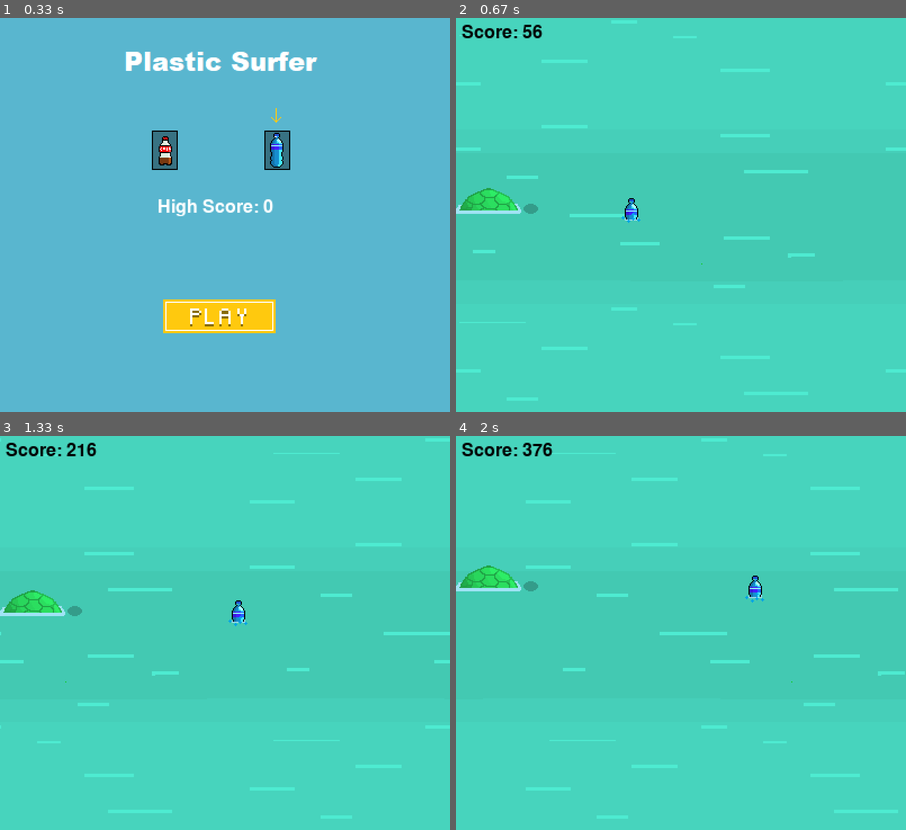
Above: before the commit, frames 1-4 (two rows, left to right).
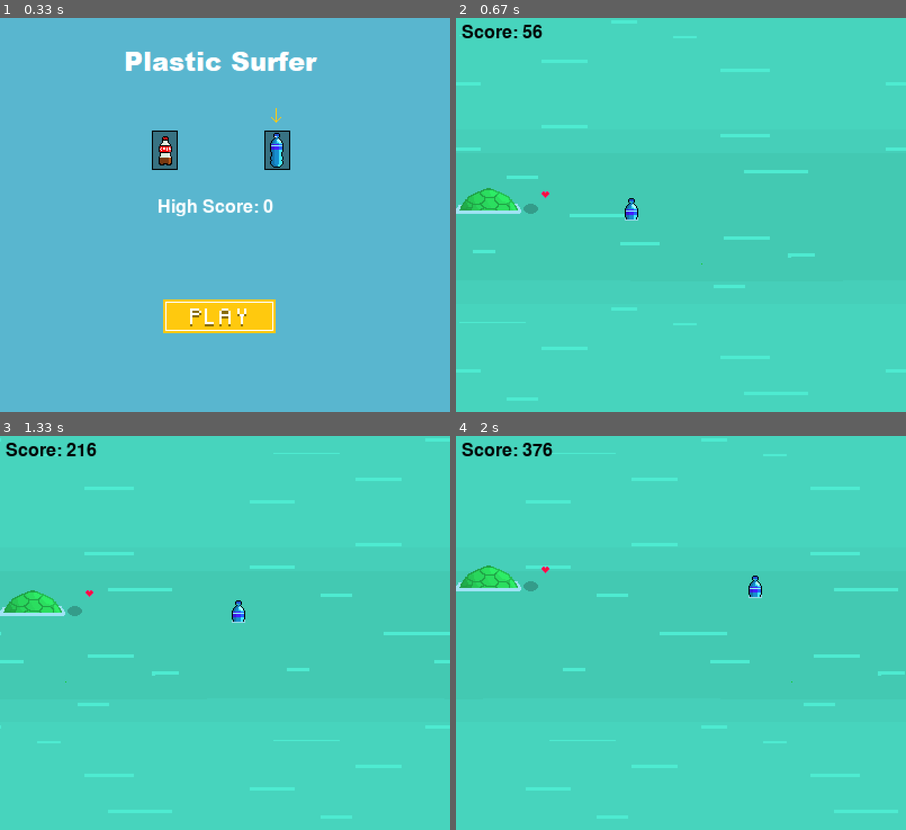
Above: after the commit, the same moments.

Repository: Kan5661/pygame-hackathon
Game: pygame game, started from main.py
Same seed, same stepped clock (60 frames per second), same inputs: the game is played once before the commit and once after it.
Inputs (mouse positions are in pixels of both pictures, inside the frame that each line leads up to):
- Up to frame 1 (0.33 s): no input
- Up to frame 2 (0.67 s): click (676, 317) at 0.38 s
- Up to frame 3 (1.33 s): hold D 0.67-1.13 s; hold W from 1.17 s (still down)
- Up to frame 4 (2 s): release W at 1.47 s; hold D 1.5-1.97 s

Frame 1 is identical in both runs. In frame 2, less than 0.1% of the frame differs, in the area x 19-41%, y 44-52%; in frame 3, less than 0.1%; in frame 4, less than 0.1%.

Commit message:
change splash into hearts for turtle

Diff:
--- a/main.py
+++ b/main.py
@@ -71,21 +71,21 @@
 
 
 def draw_player():
+    display.blit(player, player_rect)
+    player_rect.x += player_mov_x
+    player_rect.y += player_mov_y
+
+
+def draw_turtle(turtle_img):
     global FRAME
     FRAME += 2
     if FRAME >= 60:
         FRAME = 0
     splash = splash_effects[math.floor(FRAME/15)]
-
-    display.blit(player, player_rect)
-    display.blit(splash, (player_rect.centerx - splash_rect.w / 2, player_rect.centery - splash_rect.h / 2))
-    player_rect.x += player_mov_x
-    player_rect.y += player_mov_y
-
-
-def draw_turtle(turtle_img):
     turtle_rect.y = player_rect.y - turtle_rect.h / 2
     display.blit(turtle_img, turtle_rect)
+    display.blit(splash, (turtle_rect.right - 10, turtle_rect.y - 20))
+    # display.blit(splash, (turtle_rect.centerx - splash_rect.w / 2, turtle_rect.centery - splash_rect.h / 2))
 
 
 def create_boulder():
@@ -118,10 +118,11 @@
 
 
 def player_collision():
-    global GAME1, MENU, player_mov_x, player_mov_y, turtle, G1PAUSE, GAME_SPEED, boulder_rects, SCORE, HIGH_SCORE
+    global GAME1, MENU, player_mov_x, player_mov_y, turtle, G1PAUSE, GAME_SPEED, boulder_rects, SCORE, HIGH_SCORE, player_rect, turtle_rect
     if player_rect.colliderect(turtle_rect):
         turtle = turtle_found
         G1PAUSE = True
+        player_rect.x = turtle_rect.right + 10
         GAME_SPEED = 0
         if SCORE > HIGH_SCORE:
             HIGH_SCORE = SCORE
Binary file changed: assets/effect/splash.png
Binary file changed: assets/effect/splash2.png
Binary file changed: assets/effect/splash3.png
Binary file changed: assets/effect/splash4.png
